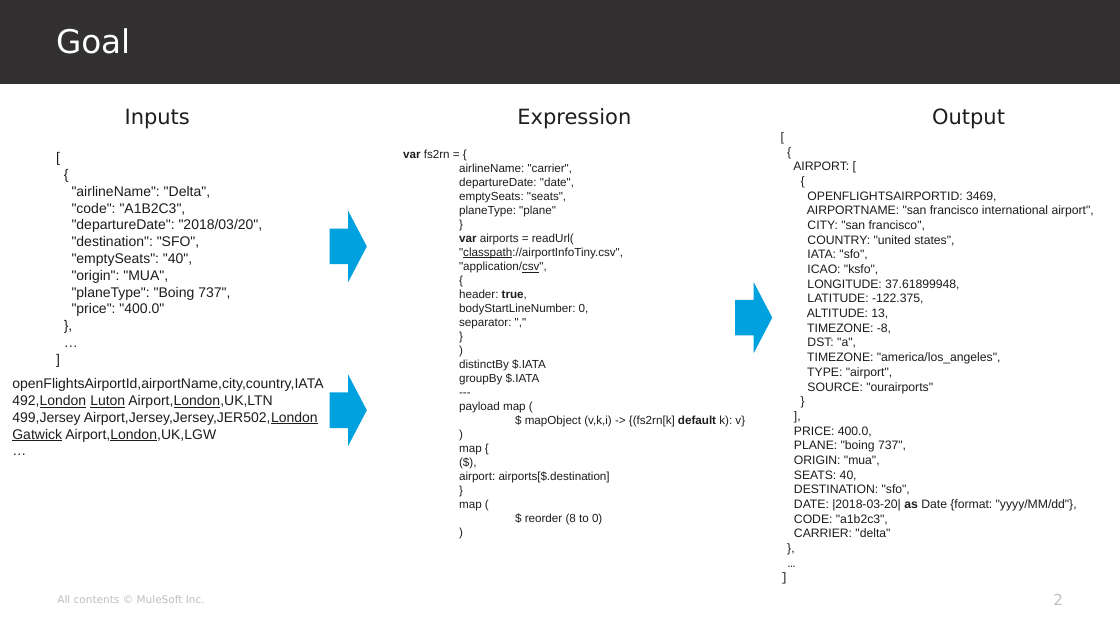
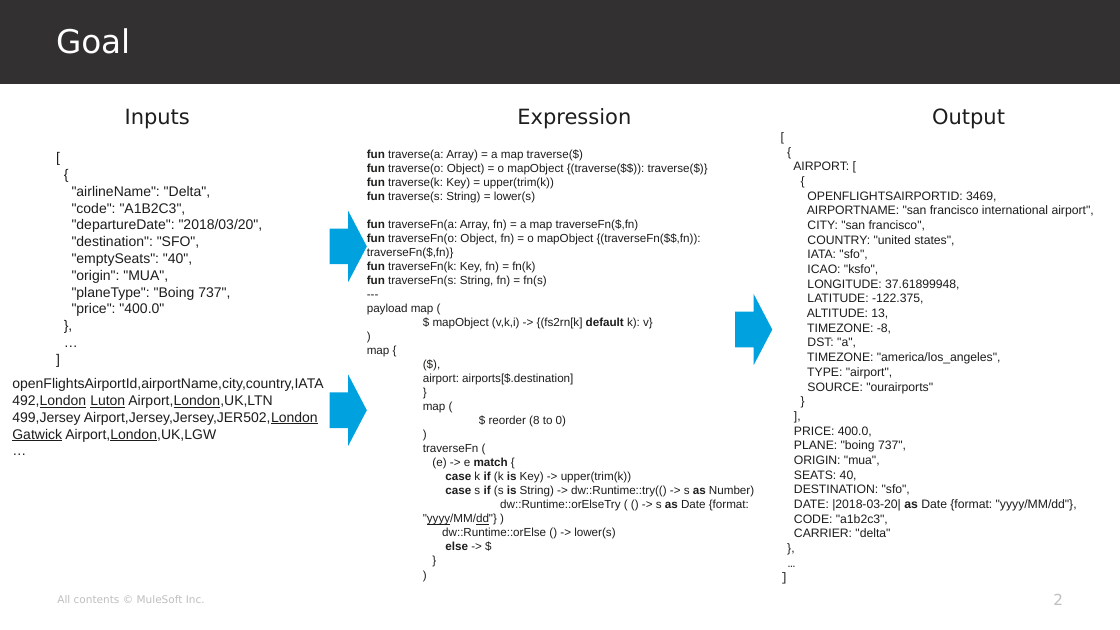
Before and after one commit to georgekwi/manual, a slide deck: slide 2 of slides/mod5.pptx. Drawn at 1120x630 pixels with LibreOffice and Linux fonts; fonts in the diff are those of the drawing; background and template pictures are left out. Boxes give left, top, right and bottom in pixels: in the first picture for what was removed or moved away, otherwise in the second. Text is boxed around its words. In the diff, an @@ line names an element or a change of style, - is before the commit and + after.

Commit message:
Completed mod5 slides

```diff
--- a/slides/mod5.pptx
+++ b/slides/mod5.pptx
@@ text at <box>367,149,708,287</box>: text changed @@
-var fs2rn = {
-  airlineName: "carrier",
-  departureDate: "date",
-  emptySeats: "seats",
-  planeType: "plane"
-}
-var airports = readUrl(
-  "classpath://airportInfoTiny.csv",
-  "application/csv",
-  {
-  header: true,
-  bodyStartLineNumber: 0,
-  separator: ","
-  }
-  )
-distinctBy $.IATA
-groupBy $.IATA
+fun traverse(a: Array) = a map traverse($)
+fun traverse(o: Object) = o mapObject {(traverse($$)): traverse($)}
+fun traverse(k: Key) = upper(trim(k))
+fun traverse(s: String) = lower(s)
+fun traverseFn(a: Array, fn) = a map traverseFn($,fn)
+fun traverseFn(o: Object, fn) = o mapObject {(traverseFn($$,fn)): traverseFn($,fn)}
+fun traverseFn(k: Key, fn) = fn(k)
+fun traverseFn(s: String, fn) = fn(s)
@@ text "fun traverse(a: Array) = a ...": place and size @@
-text "fun traverse(a: Array) = a ..." at <box>403,149,745,525</box>
+text "fun traverse(a: Array) = a ..." at <box>367,149,754,550</box>
@@ right arrow: place and size @@
-right arrow at <box>735,282,772,354</box>
+right arrow at <box>735,294,772,365</box>
@@ text at <box>423,444,754,550</box>: paragraphs added @@
+traverseFn (
+(e) -> e match {
+case k if (k is Key) -> upper(trim(k))
+case s if (s is String) -> dw::Runtime::try(() -> s as Number)
+dw::Runtime::orElseTry ( () -> s as Date {format: "yyyy/MM/dd"} )
+  dw::Runtime::orElse () -> lower(s)
+else -> $
+}
+)
```
Also in this commit, not shown: 7 other slides changed, 1 slide added, 2 slides removed.
